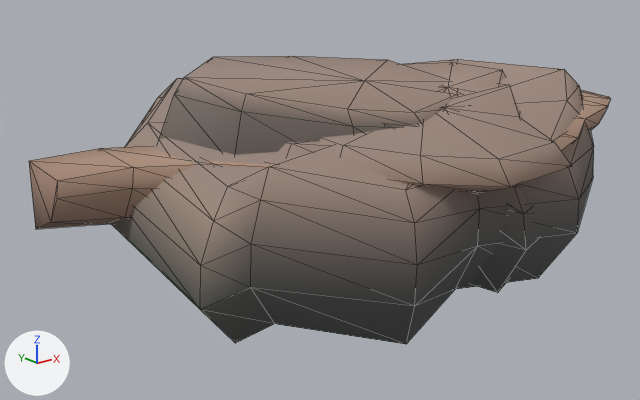
Two versions of the glTF model apps/desktop/e2e/fixtures/world-base/assets/station-foliage-2026-11-27/cascade-rocks/cascade-rocks.glb, one commit apart.
Before and after are seen from a camera (50 mm lens) standing at (-12.32, -11.9, 4.93) and looking at (-1.24, 1.95, -0.62). Every picture has the same lights, and +X, +Y and +Z are marked at lower left. The picture after the commit comes second. Mesh edges are drawn as thin lines. Vertices at exactly the same position are counted once.

The first picture shows 'cascade-angled-shelf', 'cascade-high-ledge', 'cascade-terrace'.
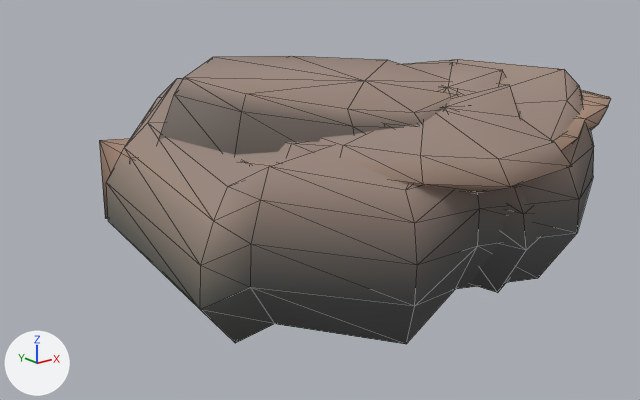
The change, as a diff of the scene's bpy script:
```diff
--- a/apps/desktop/e2e/fixtures/world-base/assets/station-foliage-2026-11-27/cascade-rocks/cascade-rocks.glb.py
+++ b/apps/desktop/e2e/fixtures/world-base/assets/station-foliage-2026-11-27/cascade-rocks/cascade-rocks.glb.py
@@ me_cascade_high_ledge_carved_faces @@
 # used by ob_cascade_high_ledge; location = (0.0, 0.0, 0.0)
-me_cascade_high_ledge_carved_faces.from_pydata(...)  # 134 vertices, 256 faces; spans x -6.8..7.02, y -2.56..3.31, z -0.7..2.08
-me_cascade_high_ledge_carved_faces.vertices[69].co = (-6.8, 3.31, 0.87)  # pixel (28, 160)
-me_cascade_high_ledge_carved_faces.vertices[70].co = (-6.8, 2.07, 0.78)  # pixel (57, 180)
-me_cascade_high_ledge_carved_faces.vertices[71].co = (-6.8, 2.17, 0.44)  # pixel (56, 198)
-me_cascade_high_ledge_carved_faces.vertices[72].co = (-6.8, 2.54, -0.08)  # pixel (50, 222)
-me_cascade_high_ledge_carved_faces.vertices[73].co = (-6.8, 3.31, -0.42)  # pixel (35, 229)
-me_cascade_high_ledge_carved_faces.vertices[74].co = (-5.74, 2.61, 1.07)  # pixel (100, 148)
-me_cascade_high_ledge_carved_faces.vertices[75].co = (-5.74, 1.37, 0.98)  # pixel (133, 167)
-me_cascade_high_ledge_carved_faces.vertices[76].co = (-5.74, 1.47, 0.59)  # pixel (132, 188)
-me_cascade_high_ledge_carved_faces.vertices[77].co = (-5.74, 1.83, -0.02)  # pixel (124, 217)
-me_cascade_high_ledge_carved_faces.vertices[78].co = (-5.74, 2.61, -0.36)  # pixel (106, 224)
-me_cascade_high_ledge_carved_faces.vertices[79].co = (-4.73, 1.7, 1.16)
-me_cascade_high_ledge_carved_faces.vertices[80].co = (-4.73, 0.43, 1.07)  # pixel (213, 163)
-me_cascade_high_ledge_carved_faces.vertices[81].co = (-4.73, 0.55, 0.61)
-me_cascade_high_ledge_carved_faces.vertices[82].co = (-4.73, 1.02, -0.12)
-me_cascade_high_ledge_carved_faces.vertices[83].co = (-4.73, 1.7, -0.46)
+me_cascade_high_ledge_carved_faces.from_pydata(...)  # 134 vertices, 256 faces; spans x -5.36..7.02, y -2.56..3.48, z -0.7..2.08
+# me_cascade_high_ledge_carved_faces part 1
+me_cascade_high_ledge_carved_faces.vertices[69].co = (-5.36, 3.48, 1.0)  # pixel (99, 140)
+me_cascade_high_ledge_carved_faces.vertices[70].co = (-5.36, 2.24, 0.91)  # pixel (129, 157)
+me_cascade_high_ledge_carved_faces.vertices[71].co = (-5.36, 2.32, 0.47)
+me_cascade_high_ledge_carved_faces.vertices[72].co = (-5.36, 2.64, -0.21)
+me_cascade_high_ledge_carved_faces.vertices[73].co = (-5.36, 3.48, -0.55)  # pixel (105, 218)
+me_cascade_high_ledge_carved_faces.vertices[74].co = (-4.75, 2.58, 1.13)
+me_cascade_high_ledge_carved_faces.vertices[75].co = (-4.75, 1.34, 1.04)
+me_cascade_high_ledge_carved_faces.vertices[76].co = (-4.75, 1.42, 0.57)
+me_cascade_high_ledge_carved_faces.vertices[77].co = (-4.75, 1.73, -0.17)
+me_cascade_high_ledge_carved_faces.vertices[78].co = (-4.75, 2.58, -0.51)
+me_cascade_high_ledge_carved_faces.vertices[79].co = (-4.18, 1.47, 1.13)
+me_cascade_high_ledge_carved_faces.vertices[80].co = (-4.18, 0.18, 1.04)  # pixel (249, 163)
+me_cascade_high_ledge_carved_faces.vertices[81].co = (-4.18, 0.31, 0.58)
+me_cascade_high_ledge_carved_faces.vertices[82].co = (-4.18, 0.79, -0.13)
+me_cascade_high_ledge_carved_faces.vertices[83].co = (-4.18, 1.47, -0.47)
 me_cascade_high_ledge_carved_faces.materials.append(mat_warm_canyon_strata)
```

Pixel boxes [x1, y1, x2, y2] of what changed, in the pictures (640 x 400 px; the box of a moved part takes in the faces that stretch with it):
'cascade-high-ledge', reshaped (12% narrower, 8% shorter): before [29, 84, 610, 229]; after [99, 84, 610, 218]
part 1 of me_cascade_high_ledge_carved_faces, moved or reshaped (mostly hidden afterwards): before [29, 146, 273, 229]; after [99, 139, 273, 218]
